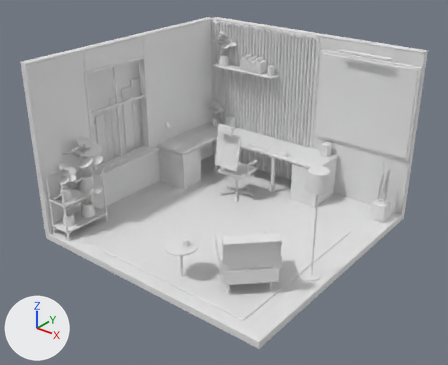
Two versions of the glTF model assets-src/models/room.glb, one commit apart.
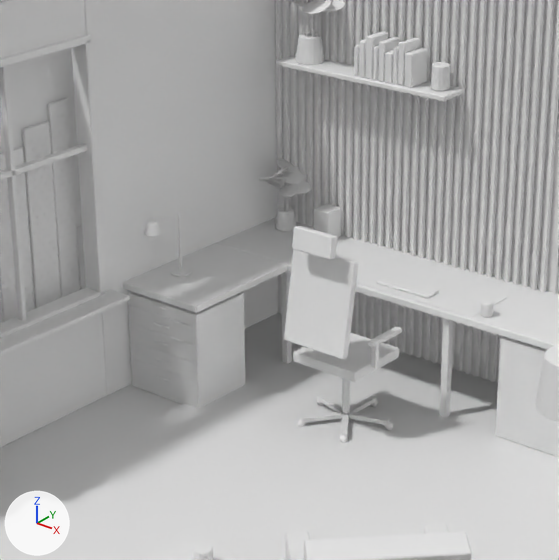
There are two pictures of each version: one whole from a 50 mm lens placed at (5.58, -7.15, 5.17), pointed at (-0.01, -0.16, 0.84), one close up on the part from 25% to 70% of the width and 12% to 67% of the height. The lights are fixed; the arrows at lower left show +X, +Y and +Z. The first two pictures are the older version. Vertices at exactly the same position are counted once.

The scene before the commit, as lines of its bpy script (objects in view):
```python
me_room_baked = bpy.data.meshes.new('room.baked')
me_room_baked.from_pydata(...)  # 19496 vertices, 35660 faces; spans x -2.36..2.1, y -2.1..2.23, z -0.12..2.83
me_room_baked.materials.append(mat_baked)  # white #e7e7e7
ob_room_baked = bpy.data.objects.new('room.baked', me_room_baked)
ob_room_baked.location = (0.0, 0.0, 0.0)
```
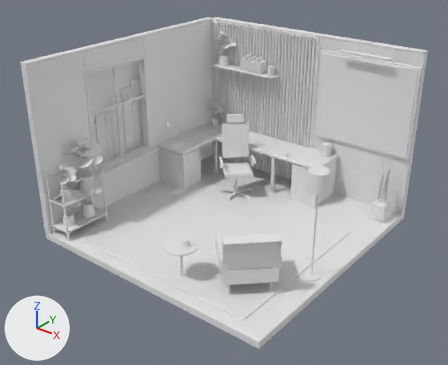
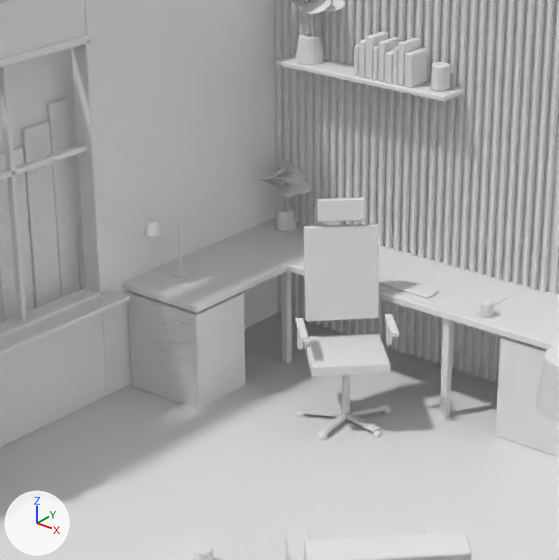
Diff of the bpy script that builds the scene:
```diff
--- a/assets-src/models/room.glb.py
+++ b/assets-src/models/room.glb.py
@@ me_room_baked @@
 me_room_baked.from_pydata(...)  # 19496 vertices, 35660 faces; spans x -2.36..2.1, y -2.1..2.23, z -0.12..2.83
 # used by ob_room_baked; location = (0.0, 0.0, 0.0)
+# me_room_baked part 1: the loose piece of 122 vertices spanning x -0.34..-0.28, y 1.01..1.07, z 0.0..0.06 is moved by (-0.15, 0.18, 0.0)
+# me_room_baked part 2: the loose piece of 122 vertices spanning x -0.91..-0.86, y 1.02..1.07, z 0.0..0.06 is moved by (0.01, -0.23, 0.0)
+# me_room_baked part 3: the loose piece of 122 vertices spanning x -0.81..-0.75, y 0.68..0.74, z 0.0..0.06 is moved by (0.22, -0.06, 0.0)
+# me_room_baked part 4: the loose piece of 122 vertices spanning x -0.46..-0.4, y 0.68..0.73, z 0.0..0.06 is moved by (0.12, 0.19, 0.0)
+# me_room_baked part 5: the loose piece of 24 vertices spanning x -0.84..-0.36, y 0.6..0.76, z 0.64..1.26 is turned 45 degrees about the z axis through its middle, then moved by (-0.19, 0.46, 0.0)
+# me_room_baked part 6: the loose piece of 24 vertices spanning x -0.75..-0.45, y 0.58..0.66, z 1.29..1.43 is turned 45 degrees about the z axis through its middle, then moved by (-0.23, 0.56, 0.0)
+# me_room_baked part 7: the loose piece of 24 vertices spanning x -0.91..-0.87, y 0.82..1.12, z 0.67..0.71 is turned 45 degrees about the z axis through its middle, then moved by (0.1, -0.24, 0.0)
+# me_room_baked part 8: the loose piece of 24 vertices spanning x -0.34..-0.28, y 0.82..1.12, z 0.67..0.71 is turned 45 degrees about the z axis through its middle, then moved by (-0.07, 0.17, 0.0)
+# me_room_baked part 9: the loose piece of 24 vertices spanning x -0.91..-0.87, y 0.85..0.89, z 0.52..0.69 is turned 45 degrees about the z axis through its middle, then moved by (0.03, -0.07, 0.0)
+# me_room_baked part 10: the loose piece of 24 vertices spanning x -0.33..-0.29, y 0.85..0.89, z 0.52..0.69 is turned 45 degrees about the z axis through its middle, then moved by (-0.14, 0.34, 0.0)
+# me_room_baked part 11: the loose piece of 24 vertices spanning x -0.61..-0.31, y 0.93..1.06, z 0.04..0.07 is turned 45 degrees about the z axis through its middle, then moved by (-0.07, 0.09, 0.0)
+# me_room_baked part 12: the loose piece of 24 vertices spanning x -0.62..-0.57, y 0.95..1.25, z 0.04..0.07 is turned 45 degrees about the z axis through its middle, then moved by (-0.11, -0.04, 0.0)
+# me_room_baked part 13: the loose piece of 24 vertices spanning x -0.89..-0.59, y 0.93..1.07, z 0.04..0.07 is turned 45 degrees about the z axis through its middle, then moved by (0.01, -0.11, 0.0)
+# me_room_baked part 14: the loose piece of 24 vertices spanning x -0.8..-0.58, y 0.7..0.96, z 0.04..0.07 is turned 45 degrees about the z axis through its middle, then moved by (0.11, -0.03, 0.0)
+# me_room_baked part 15: the loose piece of 24 vertices spanning x -0.62..-0.41, y 0.69..0.96, z 0.04..0.07 is turned 45 degrees about the z axis through its middle, then moved by (0.06, 0.1, 0.0)
+# me_room_baked part 16: the loose piece of 24 vertices spanning x -0.85..-0.35, y 0.71..1.19, z 0.46..0.53 is turned 45 degrees about the z axis through its middle
 me_room_baked.materials.append(mat_baked)
```

Changed parts and their boxes [x1, y1, x2, y2] in the close-ups (559 x 560 px; the box of a moved part takes in the faces that stretch with it):
part 1 of me_room_baked, moved or reshaped
    before: [385, 422, 393, 430]
    after: [383, 406, 391, 415]
part 2 of me_room_baked, moved or reshaped
    before: [317, 399, 324, 406]
    after: [297, 410, 305, 417]
part 3 of me_room_baked, moved or reshaped
    before: [297, 419, 306, 427]
    after: [318, 432, 327, 440]
part 4 of me_room_baked, moved or reshaped
    before: [339, 435, 348, 443]
    after: [373, 430, 382, 437]
part 5 of me_room_baked, moved or reshaped
    before: [284, 249, 359, 359]
    after: [303, 223, 379, 322]
part 6 of me_room_baked, moved or reshaped
    before: [292, 226, 338, 260]
    after: [317, 197, 365, 222]
part 7 of me_room_baked, moved or reshaped (not visible before)
    after: [296, 318, 308, 341]
part 8 of me_room_baked, moved or reshaped
    before: [368, 326, 402, 347]
    after: [385, 314, 399, 337]
part 9 of me_room_baked, moved or reshaped (not visible before)
    after: [297, 330, 303, 349]
part 10 of me_room_baked, moved or reshaped
    before: [371, 345, 379, 369]
    after: [386, 323, 392, 345]
part 11 of me_room_baked, moved or reshaped
    before: [348, 412, 390, 425]
    after: [350, 403, 388, 416]
part 12 of me_room_baked, moved or reshaped
    before: [350, 396, 376, 413]
    after: [337, 392, 342, 410]
part 13 of me_room_baked, moved or reshaped
    before: [318, 395, 342, 412]
    after: [300, 407, 342, 417]
part 14 of me_room_baked, moved or reshaped
    before: [301, 411, 343, 423]
    after: [320, 413, 346, 435]
part 15 of me_room_baked, moved or reshaped
    before: [340, 414, 349, 437]
    after: [346, 413, 380, 433]
part 16 of me_room_baked, moved or reshaped
    before: [293, 332, 399, 382]
    after: [304, 333, 390, 377]
